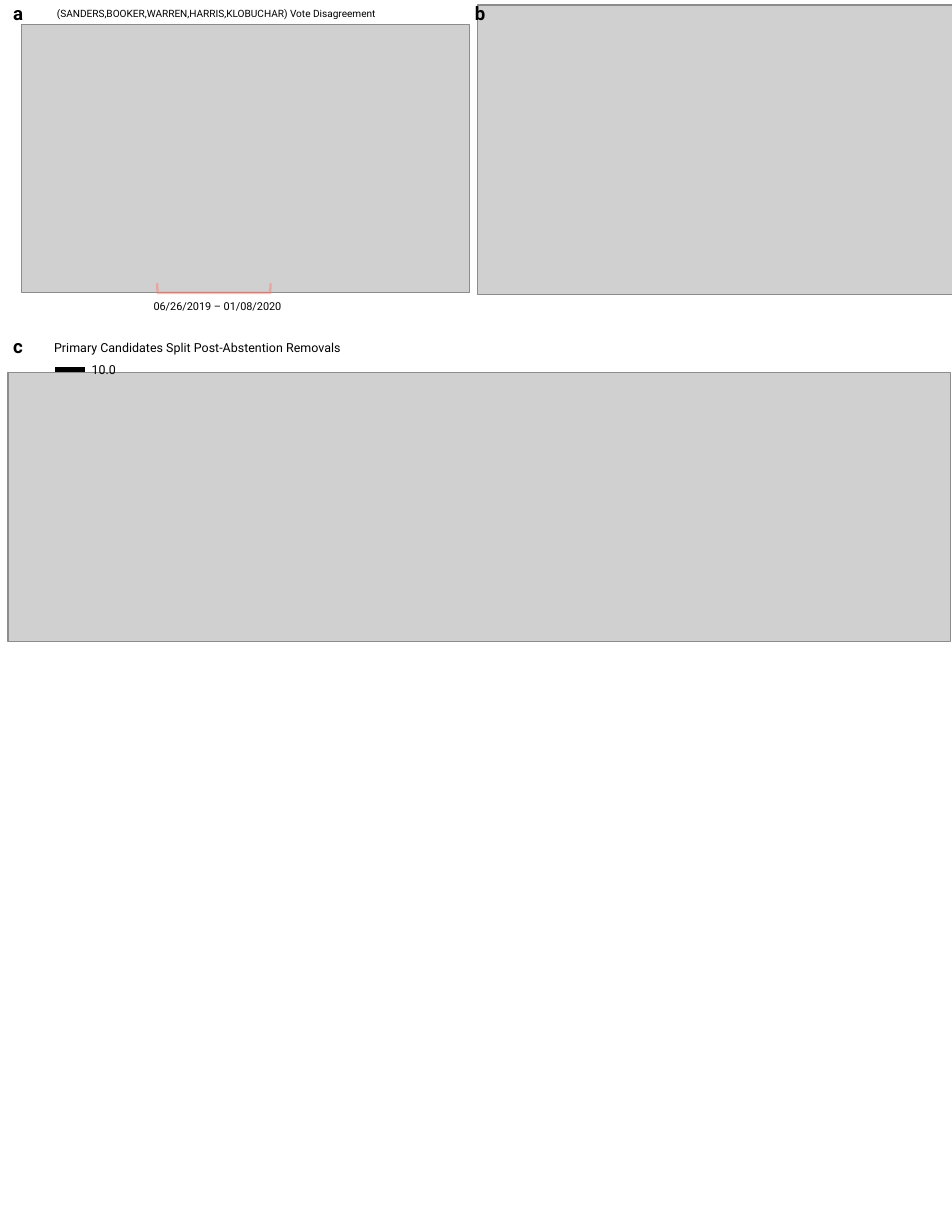
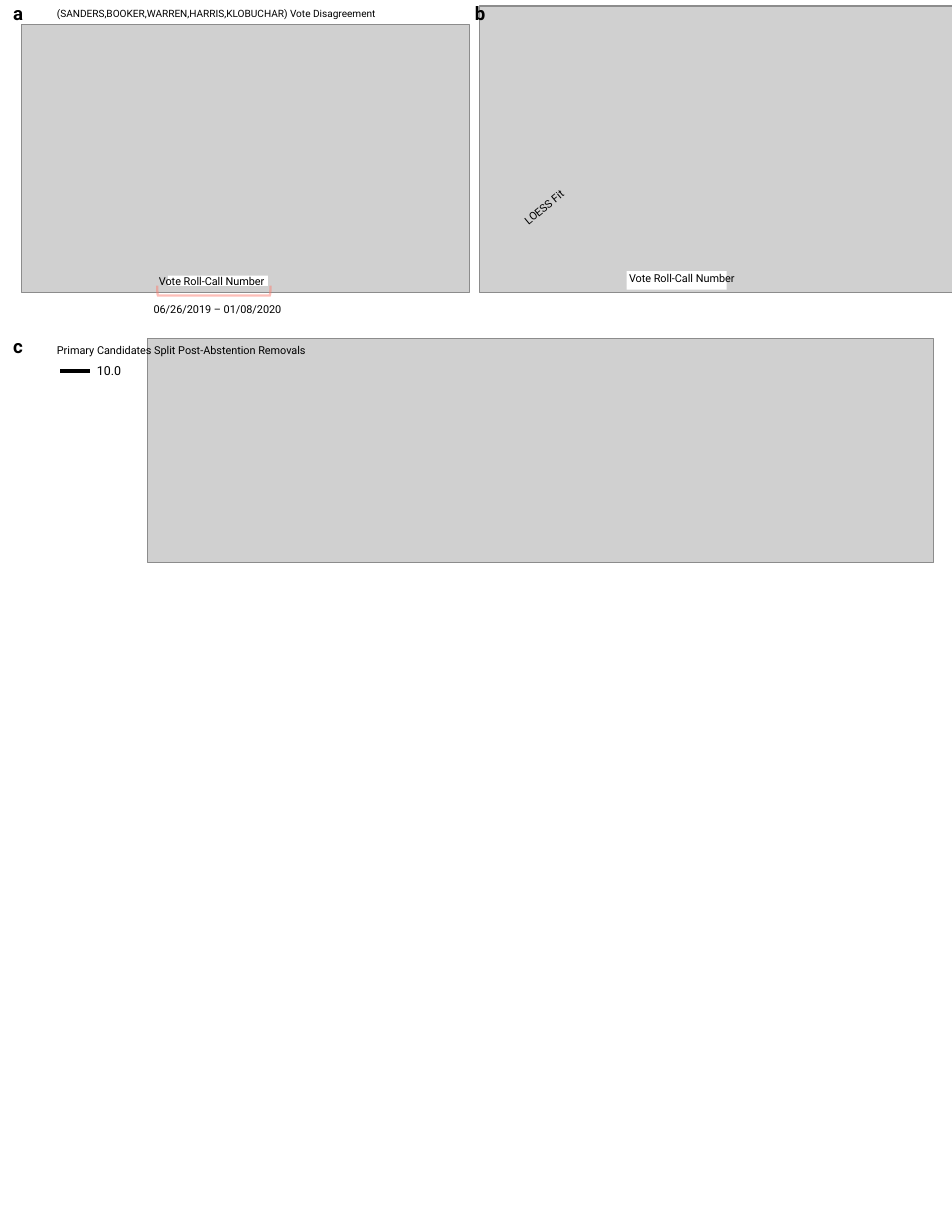
Before and after one commit to pachterlab/CP_2021, a slide deck: slide 4 of figures/final_figs/figs.pptx. Drawn at 952x1232 pixels with LibreOffice and Linux fonts; fonts in the diff are those of the drawing; grey boxes stand for pictures; background and template pictures are left out. Boxes give left, top, right and bottom in pixels: in the first picture for what was removed or moved away, otherwise in the second. Text is boxed around its words. In the diff, an @@ line names an element or a change of style, - is before the commit and + after.

```diff
--- a/figures/final_figs/figs.pptx
+++ b/figures/final_figs/figs.pptx
@@ text added at (x1=510, y1=160, x2=598, y2=238), 7 pt, text #000000 @@
+LOESS Fit
@@ left bracket moved from (x1=158, y1=282, x2=271, y2=292) to (x1=158, y1=286, x2=271, y2=296) @@
@@ text added at (x1=159, y1=276, x2=265, y2=286), 7 pt, text #000000 @@
+Vote Roll-Call Number
@@ rectangle added at (x1=168, y1=276, x2=268, y2=286), fill #FFFFFF @@
@@ rectangle added at (x1=626, y1=271, x2=726, y2=290), fill #FFFFFF @@
@@ text added at (x1=629, y1=274, x2=735, y2=283), 7 pt, text #000000 @@
+Vote Roll-Call Number
@@ text "Primary Candidates Split Post-Abstention Removals" at (x1=57, y1=344, x2=305, y2=357): size 8 to 7 pt @@
@@ text "10.0" moved from (x1=92, y1=362, x2=116, y2=374) to (x1=97, y1=366, x2=121, y2=375) @@
@@ picture resized from (x1=8, y1=373, x2=950, y2=642) to (x1=148, y1=338, x2=934, y2=562) @@
@@ line moved from (55, 370) - (85, 370) to (60, 371) - (91, 371) @@
```
Also in this commit, not shown: 1 other slide changed, 1 slide added, 8 other files.
